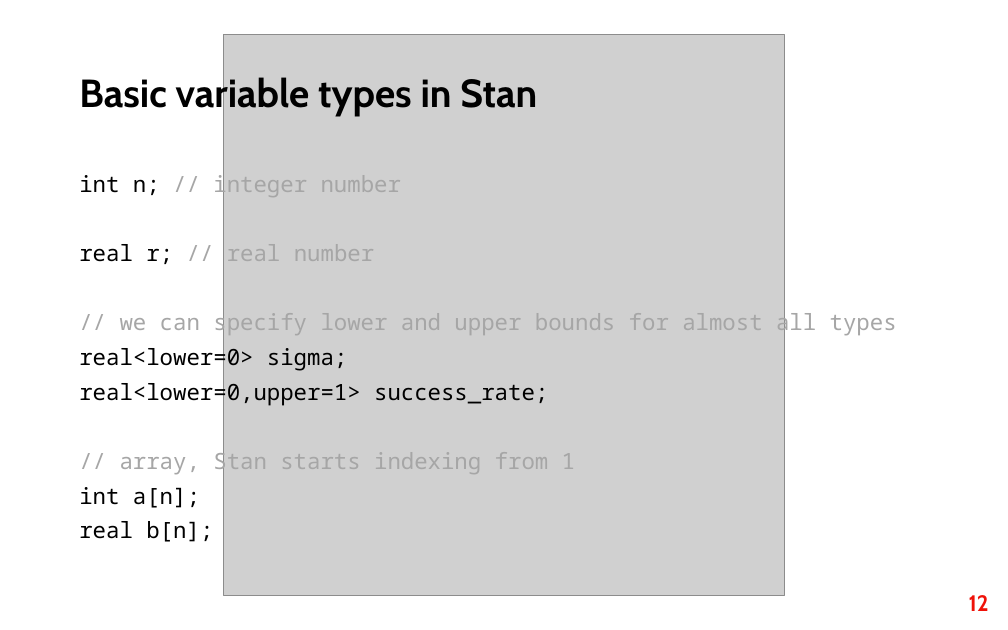
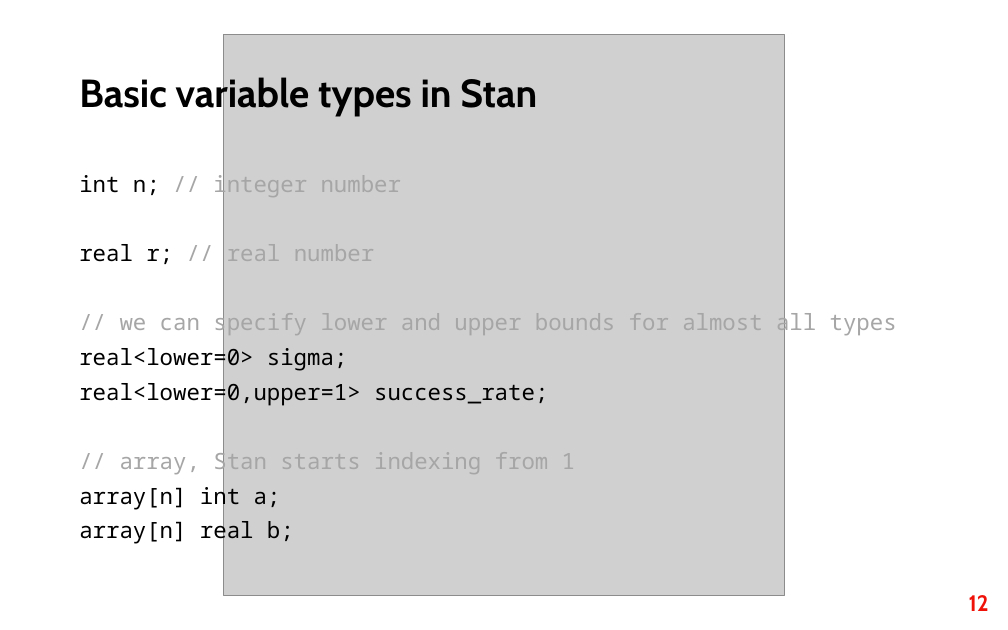
Before and after one commit to fri-datascience/course_bs, a slide deck: slide 12 of Session_02b_Probabilistic_programming/Probabilistic_programming.pptx. Drawn at 1008x630 pixels with LibreOffice and Linux fonts; fonts in the diff are those of the drawing; grey boxes stand for pictures. Boxes give left, top, right and bottom in pixels: in the first picture for what was removed or moved away, otherwise in the second. Text is boxed around its words. In the diff, an @@ line names an element or a change of style, - is before the commit and + after.

Commit message:
Updated the code so it matches the latest Stan conventions.

```diff
--- a/Session_02b_Probabilistic_programming/Probabilistic_programming.pptx
+++ b/Session_02b_Probabilistic_programming/Probabilistic_programming.pptx
@@ text at <box>79,483,294,544</box>: text changed @@
-int a[n];
-real b[n];
+array[n] int a;
+array[n] real b;
```
Also in this commit, not shown: 5 other slides changed, 1 slide added, 1 slide removed, 24 other files.
